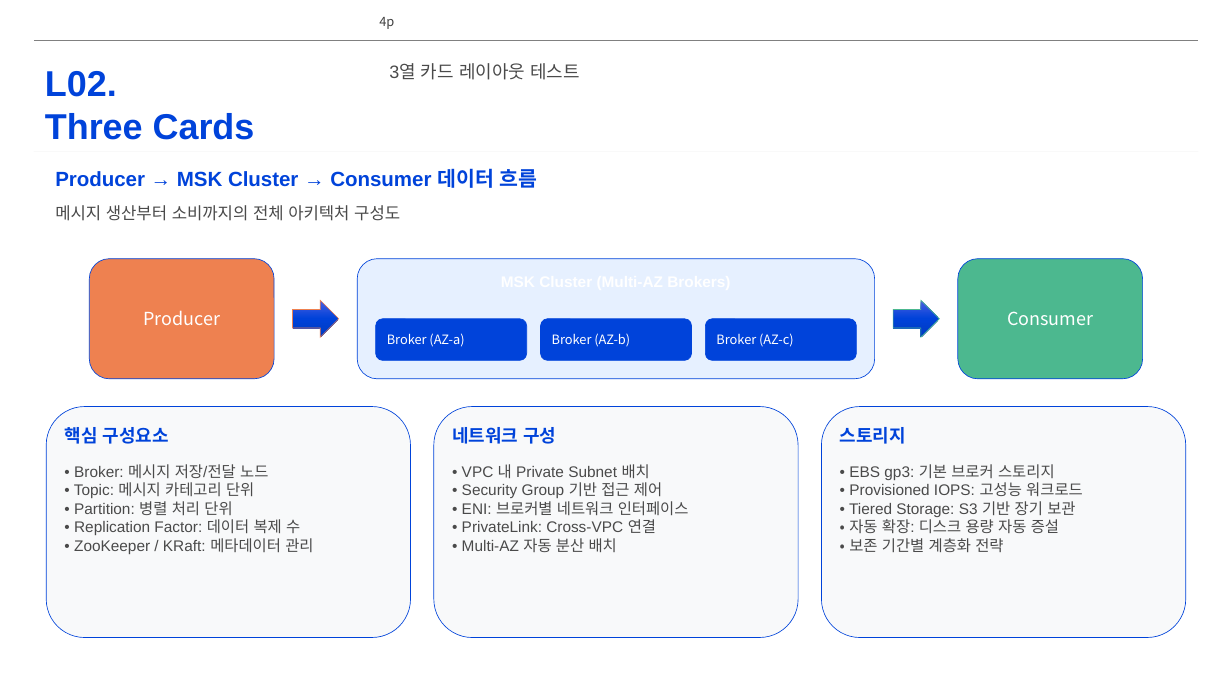
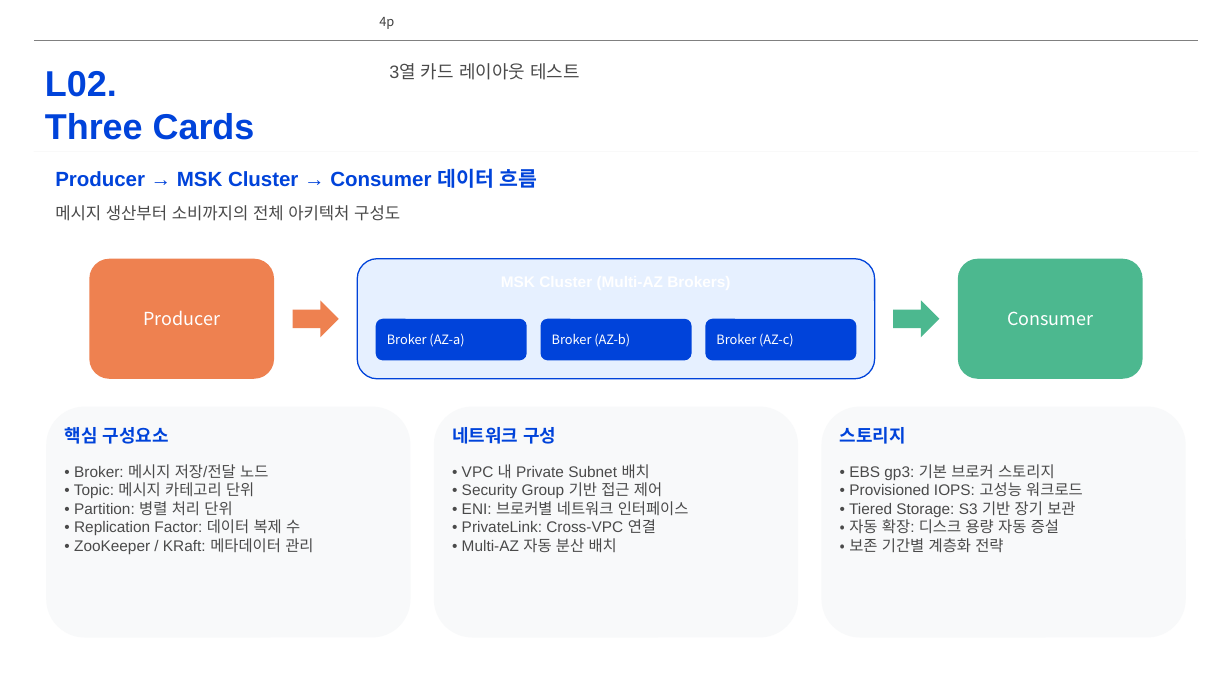
Before and after one commit to lhs6395-hslee/project-steer, a slide deck: slide 4 of results/pptx/AWS_MSK_Expert_Intro.pptx. Drawn at 1232x693 pixels with LibreOffice and Linux fonts; fonts in the diff are those of the drawing; background and template pictures are left out. Boxes give left, top, right and bottom in pixels: in the first picture for what was removed or moved away, otherwise in the second. Text is boxed around its words. In the diff, an @@ line names an element or a change of style, - is before the commit and + after.

```diff
--- a/results/pptx/AWS_MSK_Expert_Intro.pptx
+++ b/results/pptx/AWS_MSK_Expert_Intro.pptx
@@ rounded rectangle at [358, 259, 875, 379]: outline #0043DA 0.5 pt to #0043DA 1 pt @@
@@ right arrow at [293, 300, 339, 337]: fill gradient #4B60E0 to #0043DA to #003CC2 to #EE8150; outline #EE8150 0.5 pt to none @@
@@ right arrow at [894, 300, 940, 337]: fill gradient #4B60E0 to #0043DA to #003CC2 to #4CB88F; outline #4CB88F 0.5 pt to none @@
@@ outline #0043DA 0.5 pt to none in 5 elements at [90, 259, 274, 379], [958, 259, 1143, 379], [46, 407, 410, 638], [434, 407, 799, 638], [822, 407, 1186, 638] @@
```
Also in this commit, not shown: 4 other slides changed.
